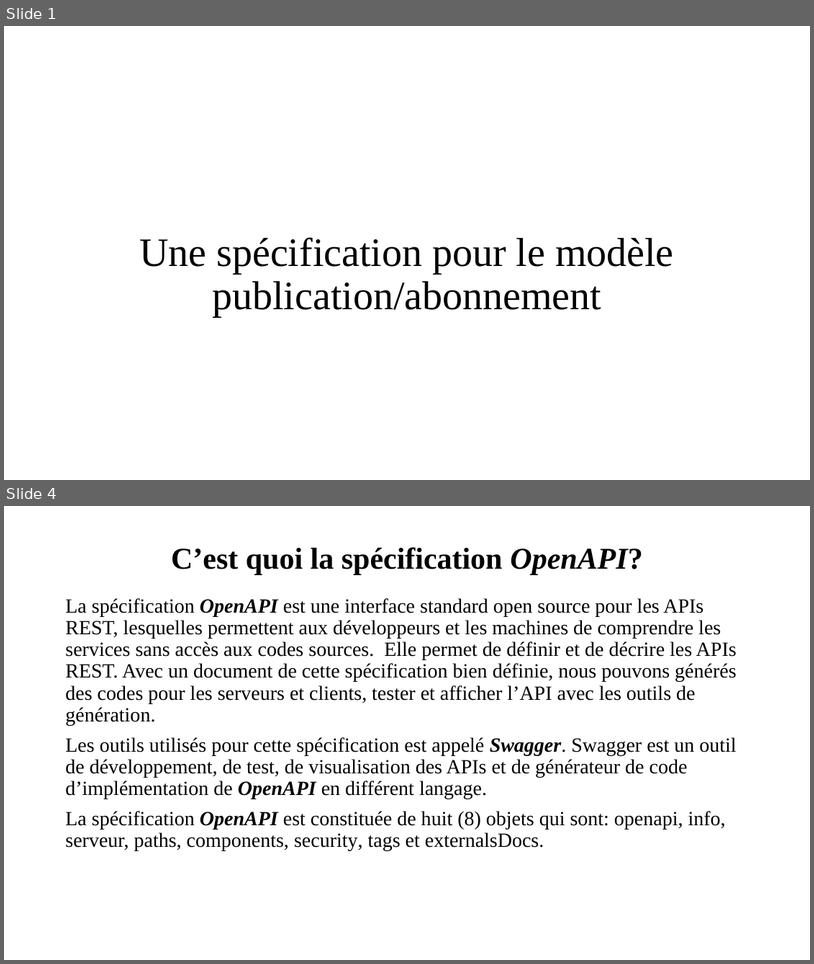
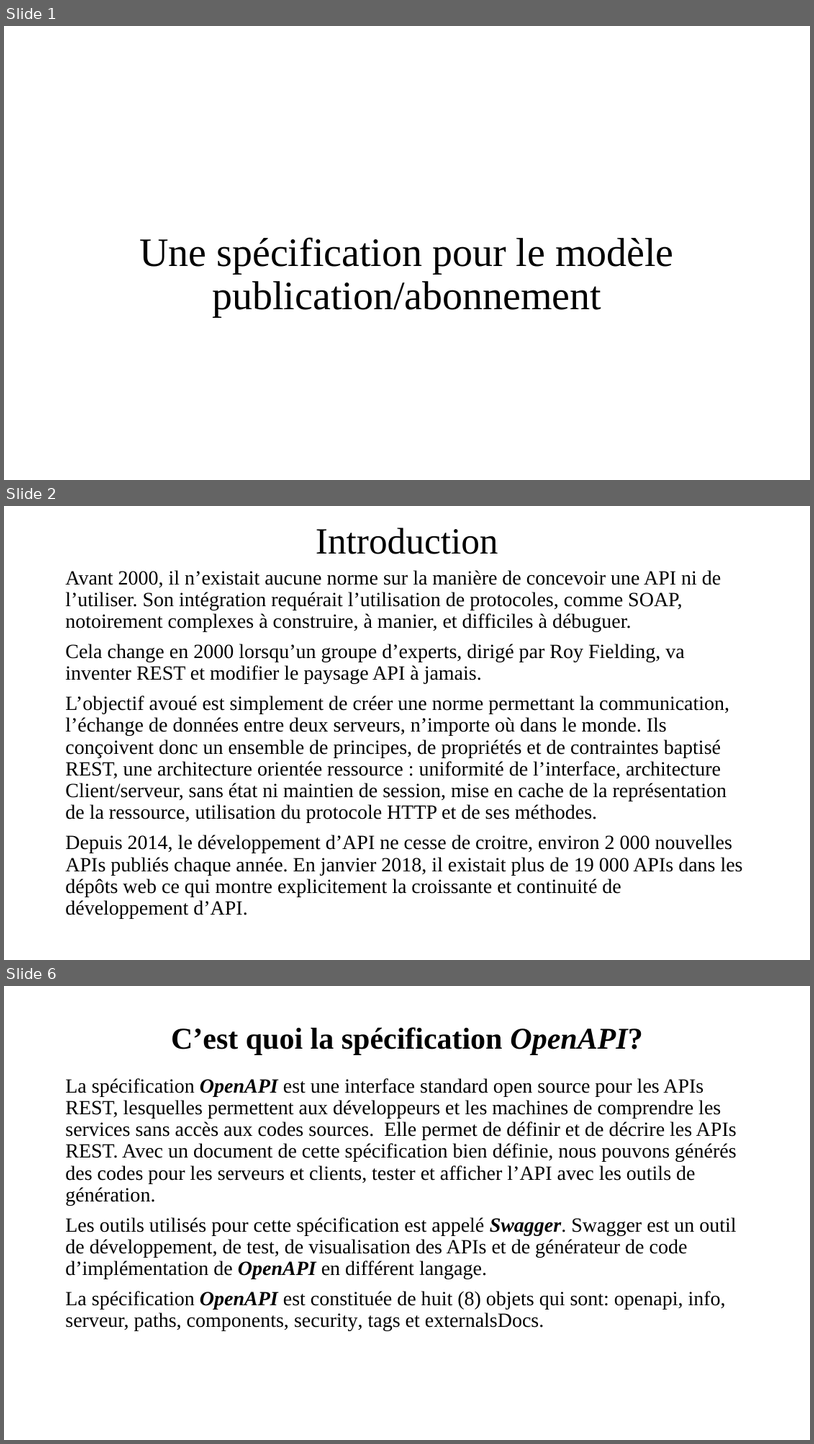
Before and after one commit to OA-Souleymane/MyGitHub-Files, a slide deck: Chapitres/presentationMemoire.pptx. Shown one above the other, each under a label of ours: slides 1 and 4 before the commit, slides 1, 2 and 6 after it; the slides between them are not shown. The pictures are 814x964 and 814x1444 pixels, drawn with LibreOffice and Linux fonts; fonts in the diff are those of the drawing. Boxes give left, top, right and bottom in pixels: in the first picture for what was removed or moved away, otherwise in the second. Text is boxed around its words. In the diff, an @@ line names an element or a change of style, - is before the commit and + after.

```diff
--- a/Chapitres/presentationMemoire.pptx
+++ b/Chapitres/presentationMemoire.pptx
@@ slide 2 added at (4, 506, 810, 960), background #FFFFFF @@
@@ title added at (316, 528, 499, 554), 44 pt, text #000000 @@
+Introduction
@@ text added at (65, 570, 743, 919), 24 pt, text #000000 @@
+Avant 2000, il n’existait aucune norme sur la manière de concevoir une API ni de l’utiliser. Son intégration requérait l’utilisation de protocoles, comme SOAP, notoirement complexes à construire, à manier, et difficiles à débuguer.
+Cela change en 2000 lorsqu’un groupe d’experts, dirigé par Roy Fielding, va inventer REST et modifier le paysage API à jamais.
+L’objectif avoué est simplement de créer une norme permettant la communication, l’échange de données entre deux serveurs, n’importe où dans le monde. Ils conçoivent donc un ensemble de principes, de propriétés et de contraintes baptisé REST, une architecture orientée ressource : uniformité de l’interface, architecture Client/serveur, sans état ni maintien de session, mise en cache de la représentation de la ressource, utilisation du protocole HTTP et de ses méthodes.
+Depuis 2014, le développement d’API ne cesse de croitre, environ 2 000 nouvelles APIs publiés chaque année. En janvier 2018, il existait plus de 19 000 APIs dans les dépôts web ce qui montre explicitement la croissante et continuité de développement d’API.
@@ what was slide 4 is now slide 6 @@
```
Also in this commit, not shown: 2 slides changed, 2 other slides added, 4 other files.
